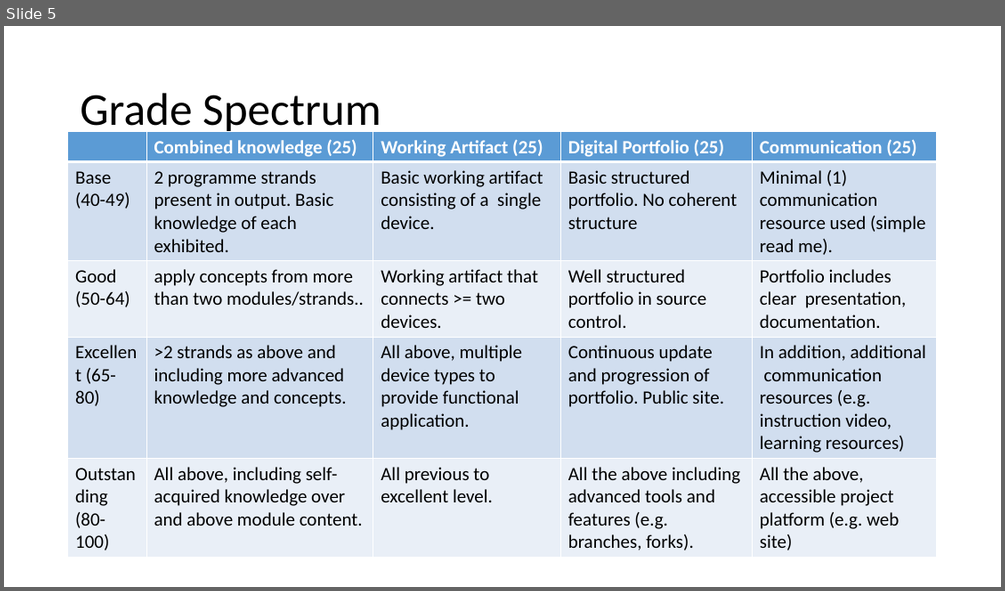
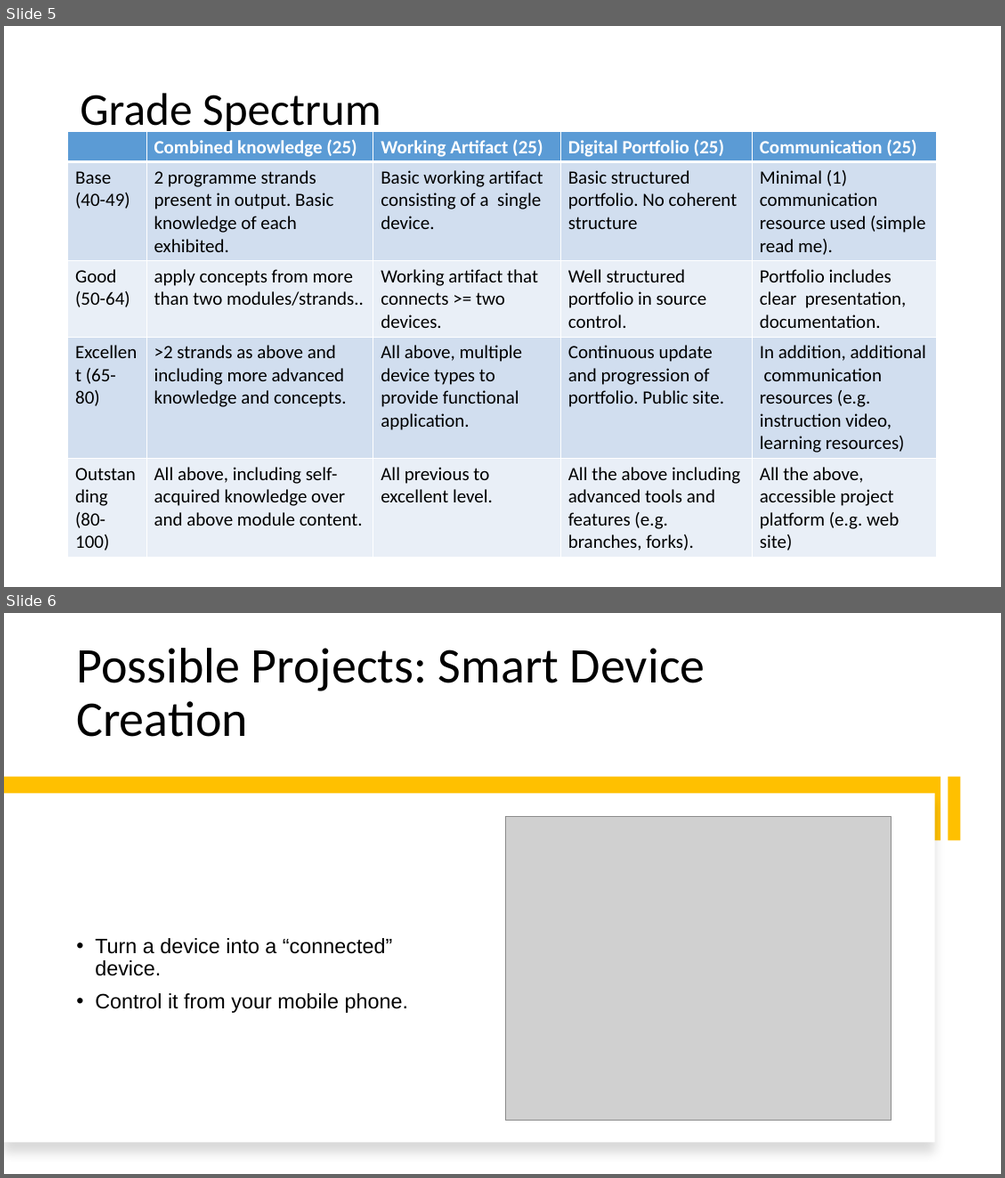
Before and after one commit to fxwalsh/project-2-2023, a slide deck: topic-000-assignment/talk-1-assignment-lab/spec_1.pptx. Shown one above the other, each under a label of ours: slide 5 before the commit, slides 5 and 6 after it. The pictures are 1005x591 and 1005x1178 pixels, drawn with LibreOffice and Linux fonts; fonts in the diff are those of the drawing; grey boxes stand for pictures. Boxes give left, top, right and bottom in pixels: in the first picture for what was removed or moved away, otherwise in the second. Text is boxed around its words. In the diff, an @@ line names an element or a change of style, - is before the commit and + after.

```diff
--- a/topic-000-assignment/talk-1-assignment-lab/spec_1.pptx
+++ b/topic-000-assignment/talk-1-assignment-lab/spec_1.pptx
@@ slide 6 added at <box>4,613,1001,1174</box>, background #FFFFFF @@
@@ title added at <box>76,648,705,737</box>, 48 pt, text #000000 @@
+Possible Projects: Smart Device Creation
@@ rectangle added at <box>4,777,941,840</box>, fill #FFC000 @@
@@ rectangle added at <box>4,793,935,1143</box>, fill #FFFFFF @@
@@ rectangle added at <box>947,777,961,840</box>, fill #FFC000 @@
@@ picture added at <box>505,817,890,1120</box> @@
@@ text added at <box>95,938,408,1013</box>, 20 pt, text #000000 @@
+• Turn a device into a “connected” device.
+• Control it from your mobile phone.
```
Also in this commit, not shown: 1 slide changed, 2 other slides added, 1 slide removed, 3 other files.
